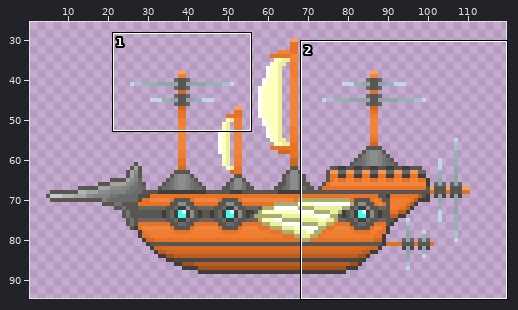
Two states of a animated GIF sprite, assets/airship_left.gif. The first picture is a wide view before the edit; the outline marks the close-up.
Close-up. Before:
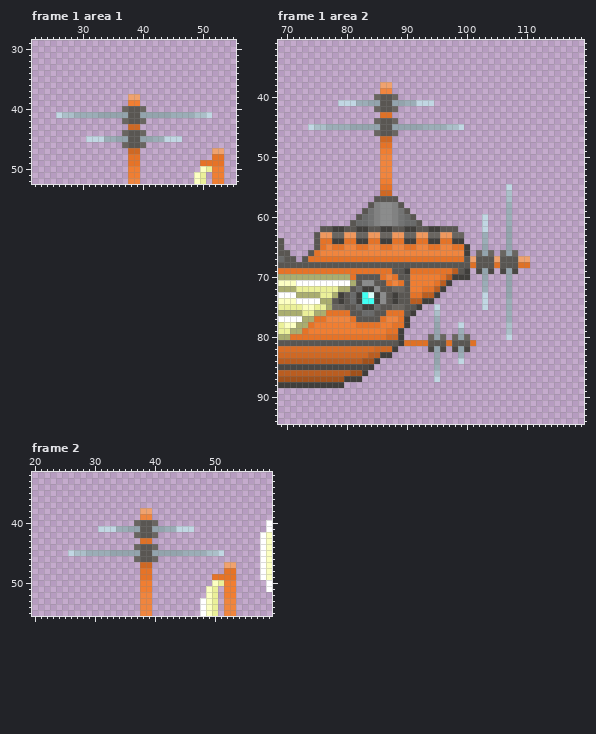
The file is 120x120 pixels, 2 frames. Colours within 5 levels of each other are drawn and written as one. Shown: frame 1 area 1: x 22..55, y 29..52; frame 1 area 2: x 69..119, y 31..94; frame 2: x 20..59, y 32..55. The wide view leaves out empty margins. The commit also changed other frames or places, which this record leaves out.
After the commit:
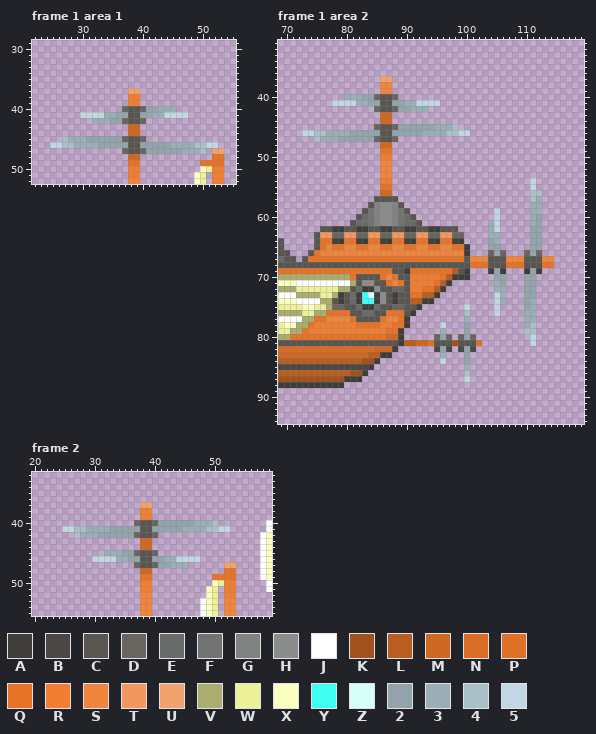
Palette (. is transparent): A #403e3b  B #4a4744  C #595652  D #696560  E #696a6a  F #727373  G #818282  H #8b8c8c  J #ffffff  K #a1511b  L #ba5d20  M #cf6823  N #d96d25  P #df7126  Q #e67327  R #f07e32  S #f0853e  T #f0985d  U #f0a26e  V #aaad6f  W #ebf099  X #fcffc2  Y #40fff2  Z #d9fffb  2 #93a4ad  3 #9badb7  4 #abbfc9  5 #c1d7e3
From old to new:
Changed rows in their new state; - is an unchanged pixel.
Frame 1 area 1:
first column x 25:
37 -------------UU-------------
38 -------------RR-------------
40 ----------------22333-------
41 -....555533------335555....-
42 -------33322----------------
44 ------------.MM.------------
45 --433322222-D--D......------
46 5544333322222--2222233334455
47 ------------DCCD2222223334--
48 -------------MM-------------
Frame 1 area 2:
first column x 73:
37 -------------UU-------------
38 -------------SS-------------
40 -------33322----------------
41 -----5----------------5-----
42 ----------------22333-------
43 -------------MM-------------
44 ------------.MM.------------
45 -...........D--D----22--3-.-
46 5544333322222--2222233334455
47 --4333222222DCCD------------
48 -------------MM-------------
49 -------------QQ-------------
50 -------------RR-------------
first column x 90:
54 ---------------------5---
55 -----------------.---5---
56 -----------------.---44--
57 -----------------.---43--
58 -----------------.---33--
59 ---------------5-.---33--
60 -------------.-5-.---32--
61 -------------.35-.---32--
62 -------------.35-.---22--
63 -------------.33-.---22--
64 -------------.23-.---22--
65 -------------.22-.---22--
66 ------------..-2-..-D2D--
67 -----------SSS-C-SSSCCCSS
68 -----------QQQ-C-QQQCCCQQ
69 ------------..A2A..-A2A--
70 -------------.-22.--22---
71 -------------.-32.--22---
72 -------------.-33.--22---
73 -------------.-53.--22---
74 -------------.-53.--23---
75 -----.----5--.-5-.--23---
76 -----.----4----5-.--33---
77 -----.----3------.--33---
78 -----.5--.2------.--34---
79 -----.3--.2------.--44---
80 ----.D2D.D2D-----.---5---
81 LLMMP--CK--CP--------5---
82 ----.B2B.B2B-------------
83 -----.3--.2--------------
84 -----.5--.2--------------
85 -----.----3--------------
86 -----.----4--------------
87 -----.----5--------------
Frame 2:
first column x 25:
37 -------------UU-------------
38 -------------RR-------------
39 -------------RR-------------
40 ----------------2222223334--
41 55443333222------22233334455
42 --4333222222----------------
43 -------------MM-------------
44 ------------.MM.------------
45 -......-33--D--D...........-
46 -----55553322--22335555-----
47 ------------DCCD22333-------
48 -------------MM-------------
Pixel boxes of the changes (left, top, right, bottom) in both close-ups:
changed: (50, 88, 218, 160)
changed: (302, 76, 470, 160)
changed: (404, 178, 554, 382)
changed: (62, 502, 230, 574)
